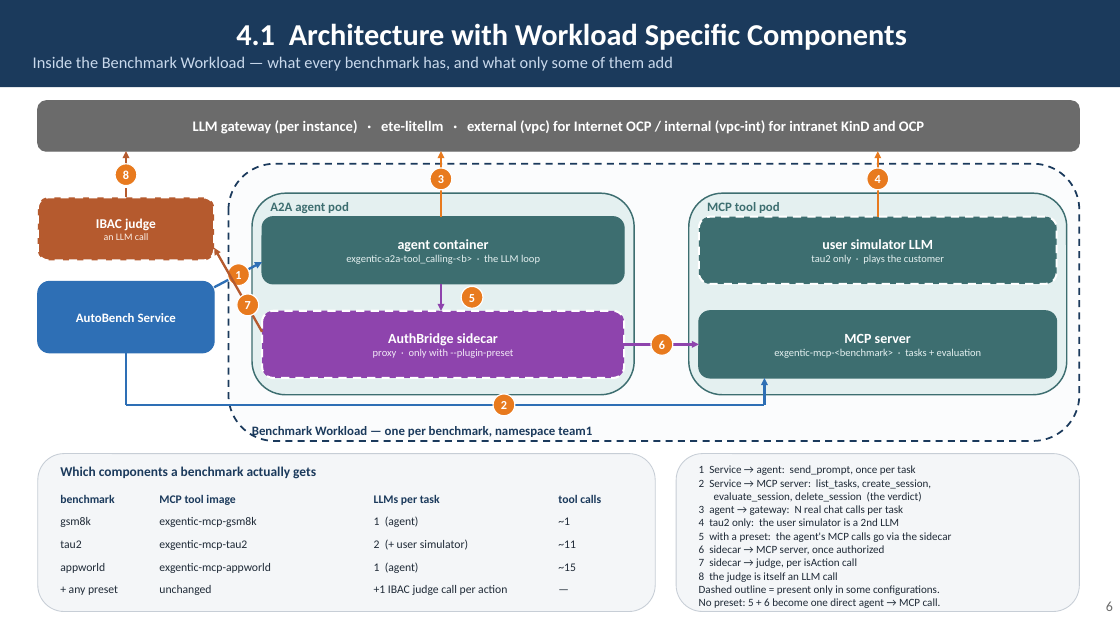
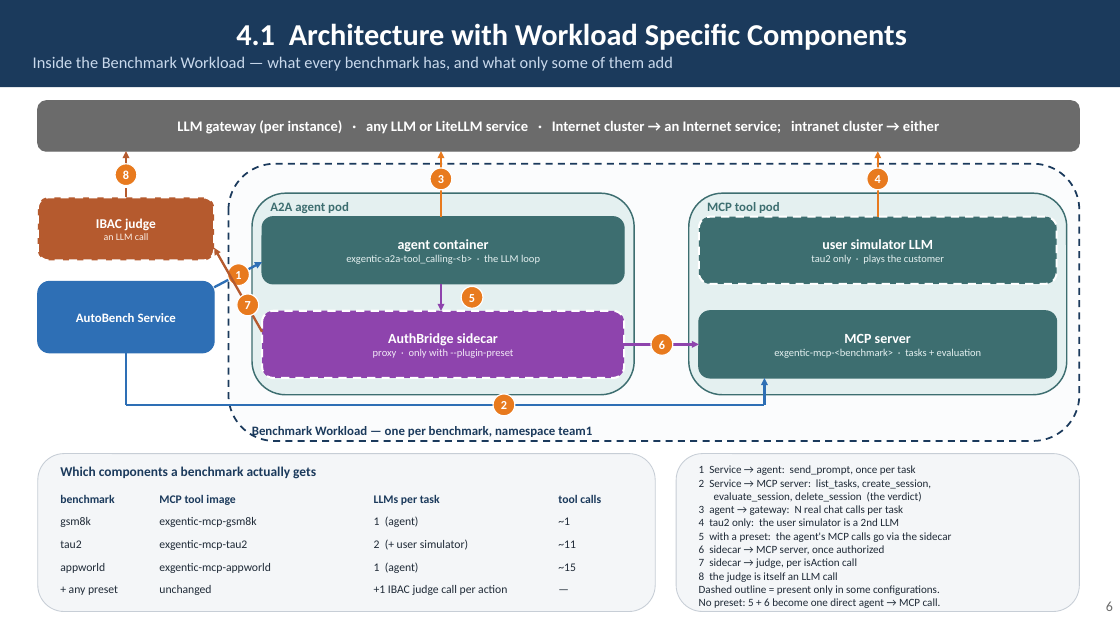
Before and after one commit to rossoctl/autobench, a slide deck: slide 6 of docs/AutoBench.pptx. Drawn at 1120x630 pixels with LibreOffice and Linux fonts; fonts in the diff are those of the drawing. Boxes give left, top, right and bottom in pixels: in the first picture for what was removed or moved away, otherwise in the second. Text is boxed around its words. In the diff, an @@ line names an element or a change of style, - is before the commit and + after.

```diff
--- a/docs/AutoBench.pptx
+++ b/docs/AutoBench.pptx
@@ text in rounded rectangle at bbox=[177, 120, 939, 134]: text changed @@
-LLM gateway (per instance) · ete-litellm · external (vpc) for Internet OCP / internal (vpc-int) for intranet KinD and OCP
+LLM gateway (per instance) · any LLM or LiteLLM service · Internet cluster → an Internet service; intranet cluster → either
```
Also in this commit, not shown: 1 other slide changed, 15 other files.
